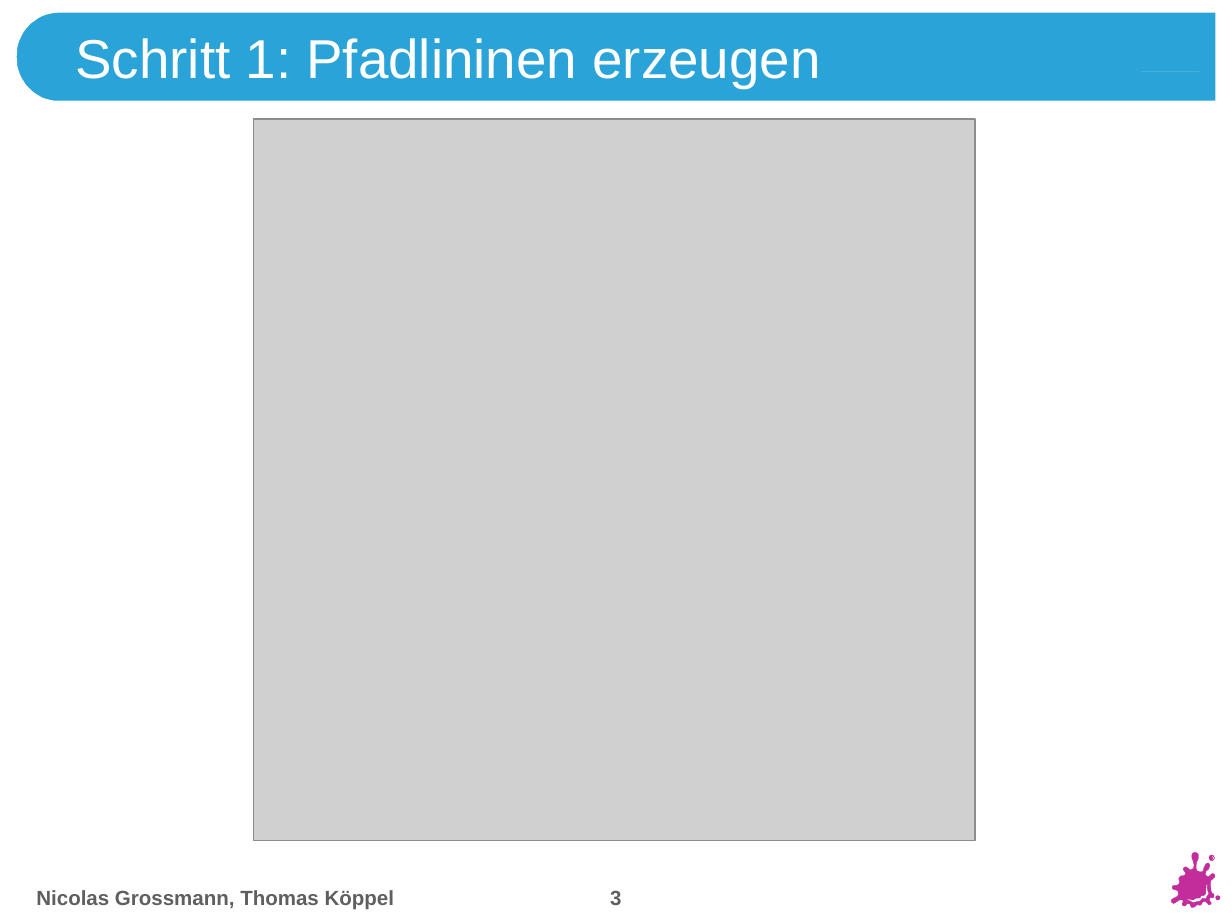
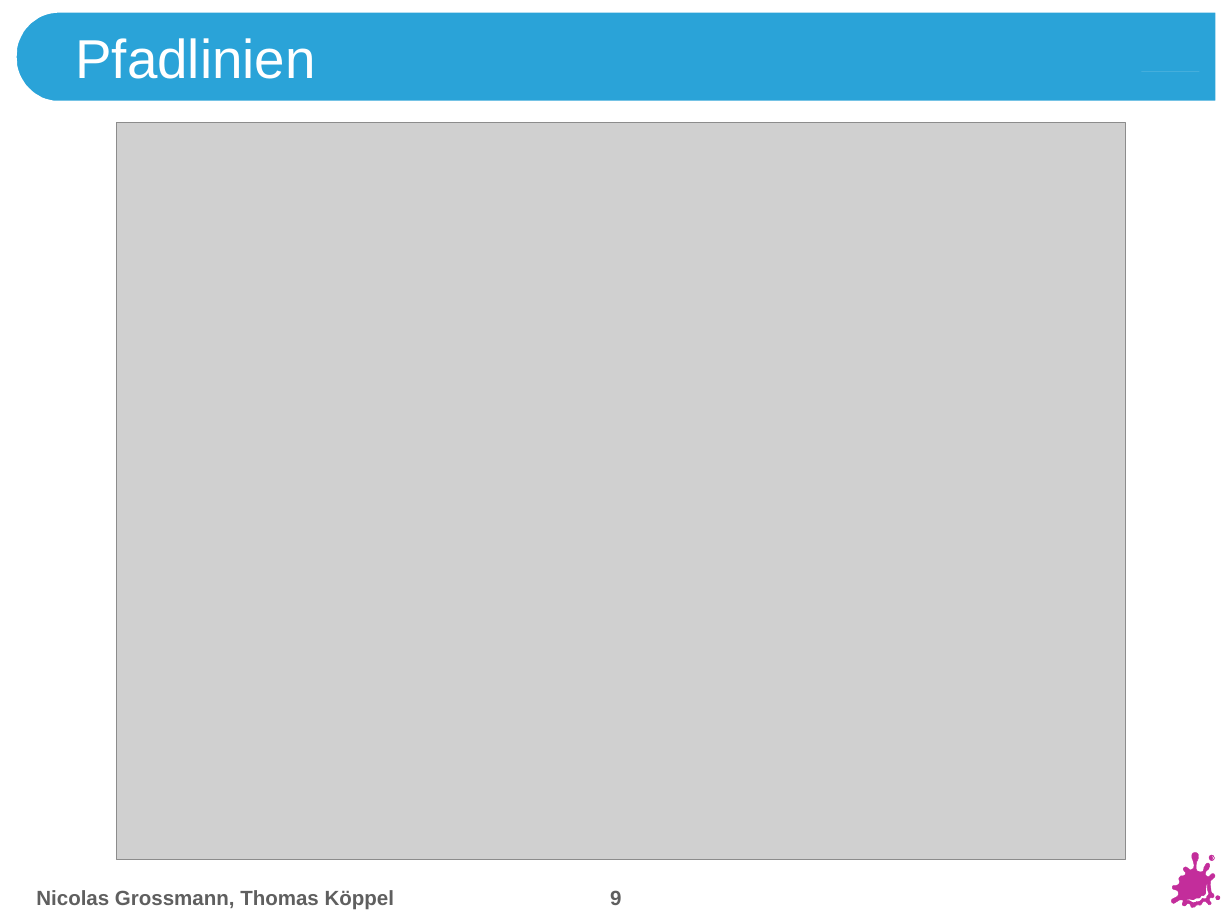
Before and after one commit to e1325103/SVP, a slide deck: slide 9 of Presentation/Presentation186.pptx (slide 3 before the commit). Drawn at 1232x924 pixels with LibreOffice and Linux fonts; fonts in the diff are those of the drawing; grey boxes stand for pictures; background and template pictures are left out. Boxes give left, top, right and bottom in pixels: in the first picture for what was removed or moved away, otherwise in the second. Text is boxed around its words. In the diff, an @@ line names an element or a change of style, - is before the commit and + after.

```diff
--- a/Presentation/Presentation186.pptx
+++ b/Presentation/Presentation186.pptx
@@ title at [75,38,315,79]: text changed @@
-Schritt 1: Pfadlininen erzeugen
+Pfadlinien
@@ picture: place and size @@
-picture at [254,120,975,840]
+picture at [116,122,1125,860]
@@ page number at [610,891,621,905]: text changed @@
-3
+9
```
Also in this commit, not shown: 4 other slides changed, 7 slides added, 6 other files.
